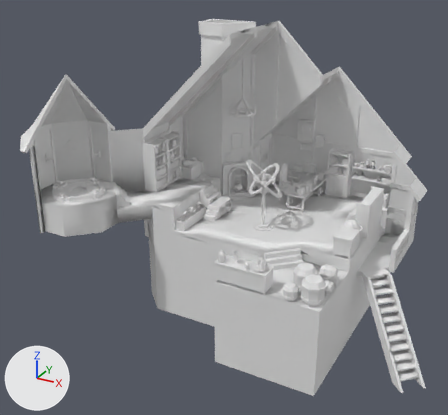
Two versions of the FBX model front/airang/Assets/Models/model_Room.fbx, one commit apart.
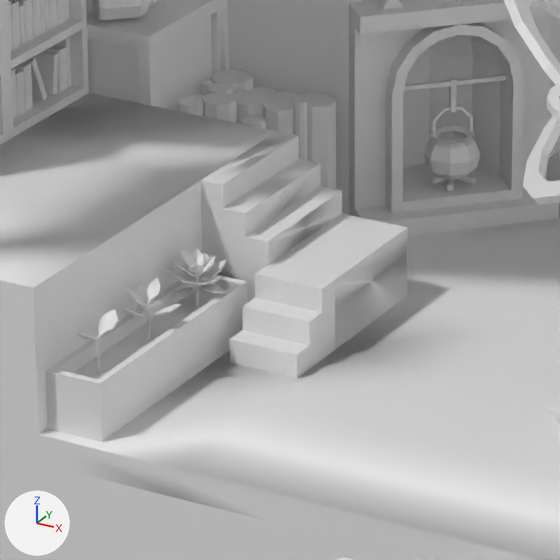
The first picture shows the older version from a camera (50 mm lens) standing at (11.62, -21.77, 11.87) and looking at (0.73, -1.97, 1.98). The close-ups show both versions on the part from 37% to 57% of the width and 39% to 60% of the height of that picture; other places that the commit changed are outside them. The lights are fixed; the arrows at lower left show +X, +Y and +Z. Where no turn or scale is listed for an object, it has been applied to the vertices. Vertices at the same position are counted once.

Script lines for the objects in view, before the commit:
```python
me_crystal_2x2x3_a_004 = bpy.data.meshes.new('Crystal_2x2x3_A.004')
me_crystal_2x2x3_a_004.from_pydata(...)  # 1183 vertices, 1071 faces; spans x -7.65..4.0, y -4.65..3.0, z 0.0..2.83
me_crystal_2x2x3_a_004.materials.append(mat_baked_standalone)  # white #e7e7e7
me_plantbase_2x0_5x1_a_004 = bpy.data.meshes.new('PlantBase_2x0.5x1_A.004')
me_plantbase_2x0_5x1_a_004.from_pydata(...)  # 1143 vertices, 1213 faces; spans x -5.05..3.6, y -1.75..7.0, z 0.0..6.5
me_plantbase_2x0_5x1_a_004.materials.append(mat_baked_wallandplants)  # white #e7e7e7
me_stoneslab_1x1x0_5_a_002 = bpy.data.meshes.new('StoneSlab_1x1x0.5_A.002')
me_stoneslab_1x1x0_5_a_002.from_pydata(...)  # 374 vertices, 551 faces; spans x -8.0..5.0, y -1.0..9.0, z 0.0..2.7
me_stoneslab_1x1x0_5_a_002.materials.append(mat_baked_floor)  # white #e7e7e7
ob_joinfloor_003 = bpy.data.objects.new('__JoinFloor.003', me_stoneslab_1x1x0_5_a_002)
ob_joinfloor_003.location = (2.0, -5.0, -0.2)
ob_joinplants_003 = bpy.data.objects.new('__JoinPlants.003', me_plantbase_2x0_5x1_a_004)
ob_joinplants_003.location = (-1.0, -3.0, 1.0)
ob_joinstandalone_003 = bpy.data.objects.new('__JoinStandAlone.003', me_crystal_2x2x3_a_004)
ob_joinstandalone_003.location = (2.0, -1.0, 1.0)
# also in view: '__JoinWall02.003' at (2.0, 3.1, 4.25); '__JoinFirePlace.003' at (-1.33, 1.0, 2.45); '__JoinWall01.003' at (-2.75, -2.2, 4.25); '__JoinCabinet.003' at (0.5, 1.0, 2.58)
```
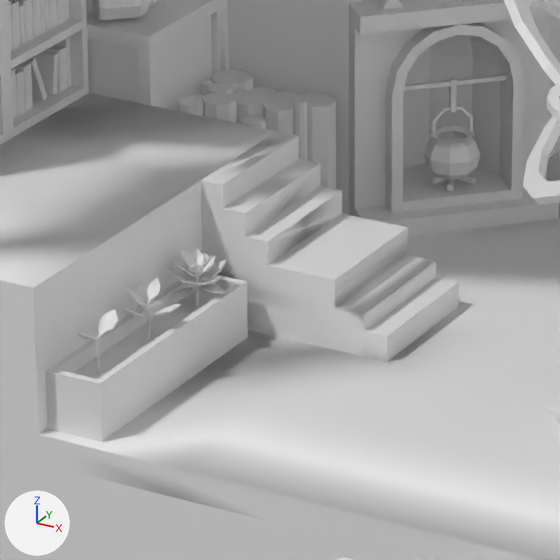
Boxes (x1, y1, x2, y2) around the edits, measured in the close-ups (560 x 560 px; the box of a moved part takes in the faces that stretch with it):
part 1 of me_stoneslab_1x1x0_5_a_002, moved or reshaped
    before: (230, 256, 407, 378)
    after: (247, 255, 459, 362)

Patch to the scene script:
```diff
--- a/front/airang/Assets/Models/model_Room.fbx.py
+++ b/front/airang/Assets/Models/model_Room.fbx.py
@@ me_stoneslab_1x1x0_5_a_002 @@
 # used by ob_joinfloor_003; location = (2.0, -5.0, -0.2)
-me_stoneslab_1x1x0_5_a_002.from_pydata(...)  # 374 vertices, 551 faces; spans x -8.0..5.0, y -1.0..9.0, z 0.0..2.7
+me_stoneslab_1x1x0_5_a_002.from_pydata(...)  # 375 vertices, 555 faces; spans x -8.0..5.0, y -1.0..9.0, z 0.0..2.7
+# me_stoneslab_1x1x0_5_a_002 part 1
+# 13 vertices are removed from x -2.5..-2.0, y 3.5..4.0, z 1.2..1.7
+# 14 faces are deleted
+# 8 vertices are added at x -1.78..-1.61, y 4.0..5.0, z 1.0..1.5
+# 6 new vertices lie (0.0, 0.0, -0.12) away from vertices in x -3.0..-1.78, y 4.0..5.0, z 1.5
+# 18 new faces join them
 me_stoneslab_1x1x0_5_a_002.materials.append(mat_baked_floor)
```
